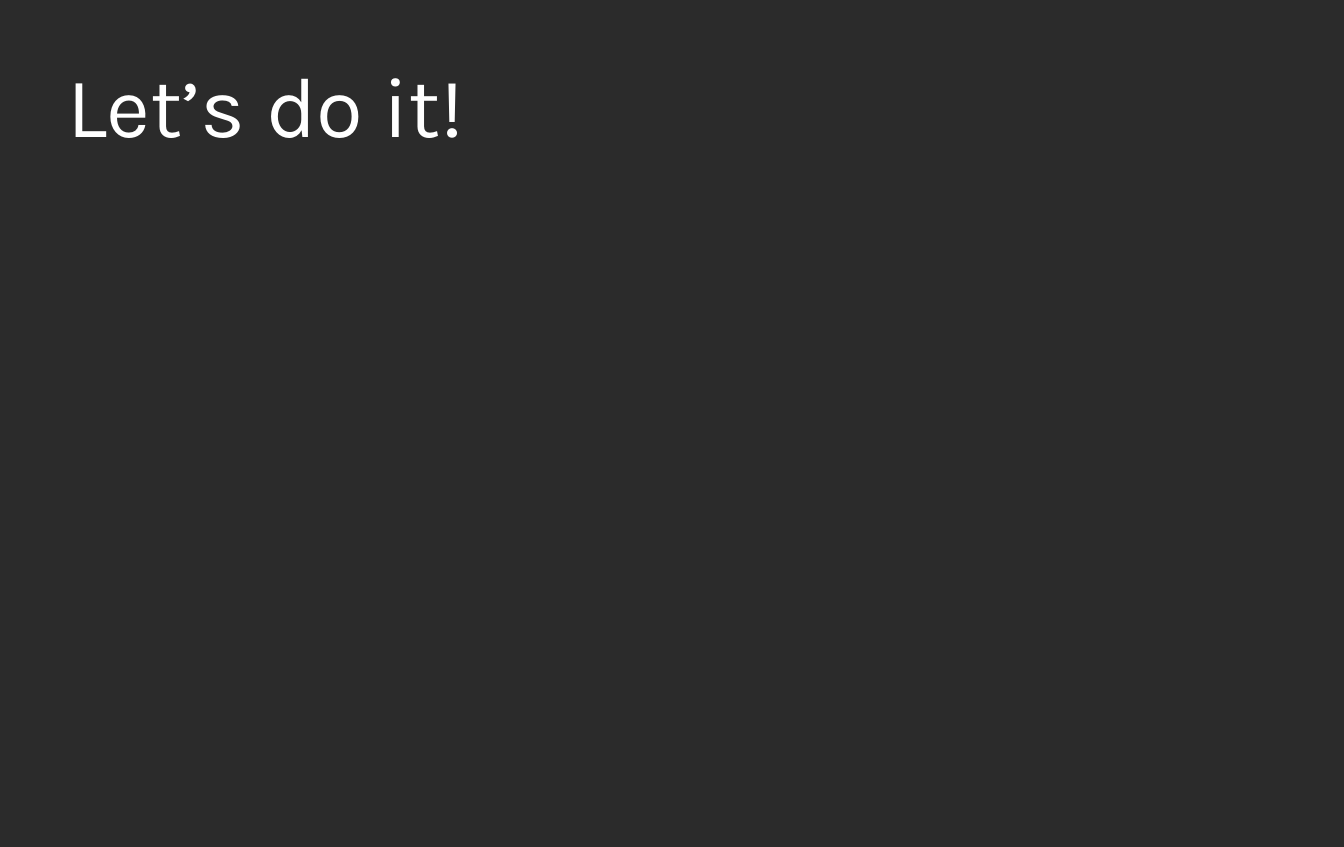
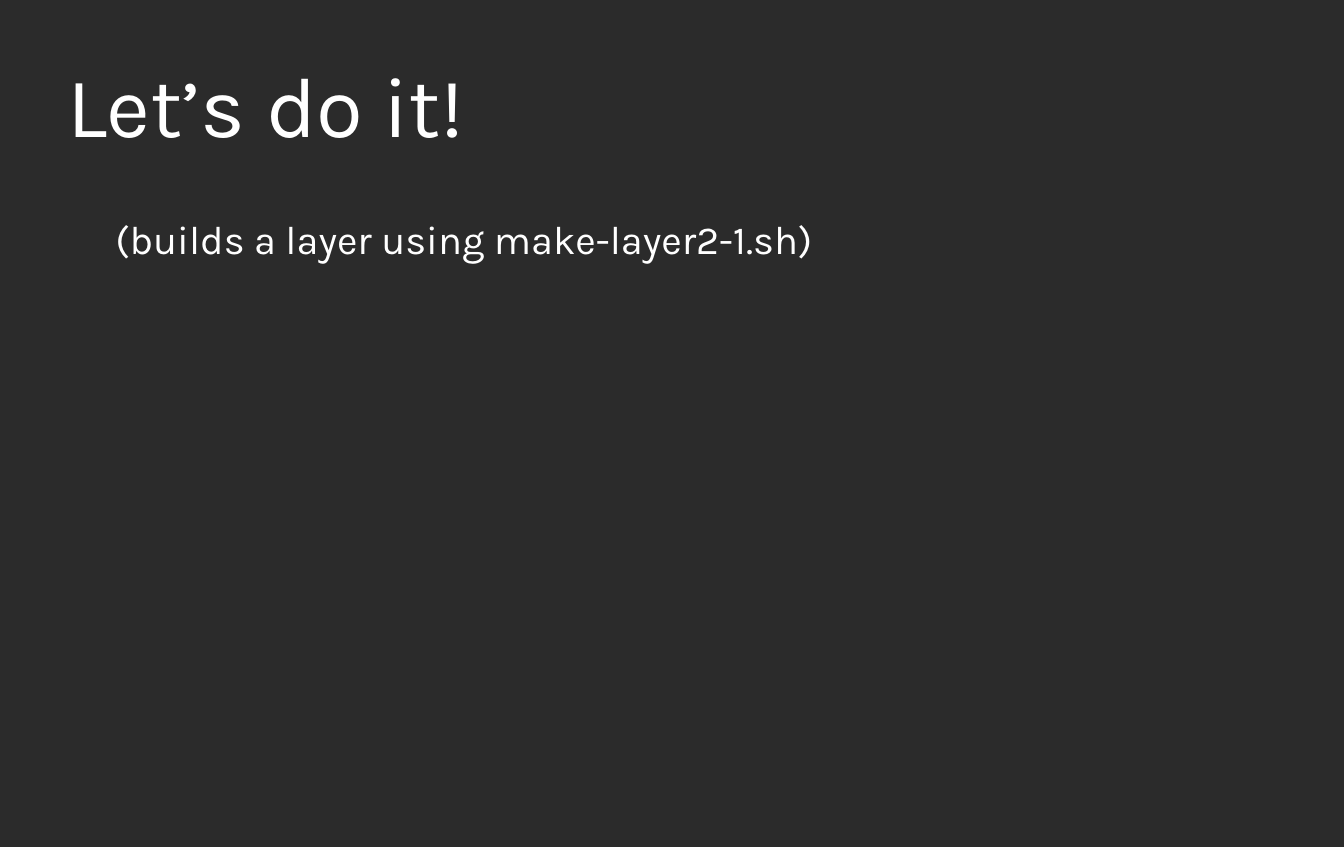
Before and after one commit to nalind/devconf.us-2018, a slide deck: slide 5 of images.odp. Drawn at 1344x847 pixels with LibreOffice and Linux fonts; fonts in the diff are those of the drawing; background and template pictures are left out; a plain dark background stands for a picture behind light text. Boxes give left, top, right and bottom in pixels: in the first picture for what was removed or moved away, otherwise in the second. Text is boxed around its words. In the diff, an @@ line names an element or a change of style, - is before the commit and + after.

```diff
--- a/images.odp
+++ b/images.odp
@@ text added at [115,225,812,264], 28 pt, text #FFFFFF @@
+(builds a layer using make-layer2-1.sh)
```
Also in this commit, not shown: 2 other slides changed, 11 slides added.
